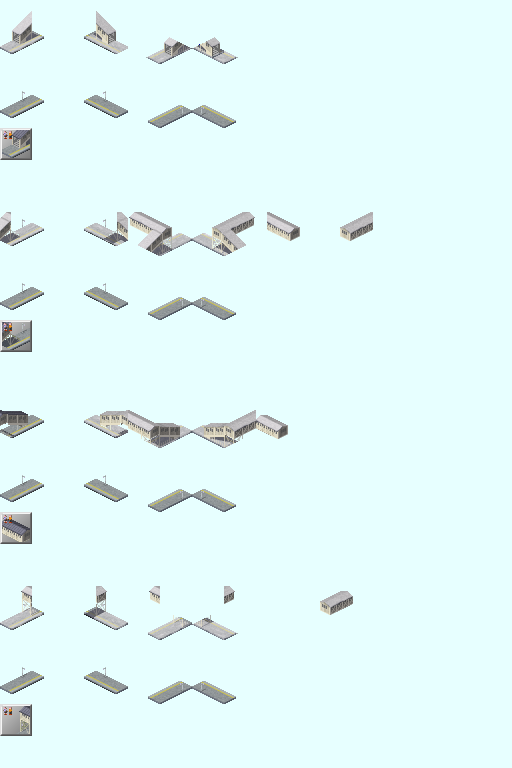
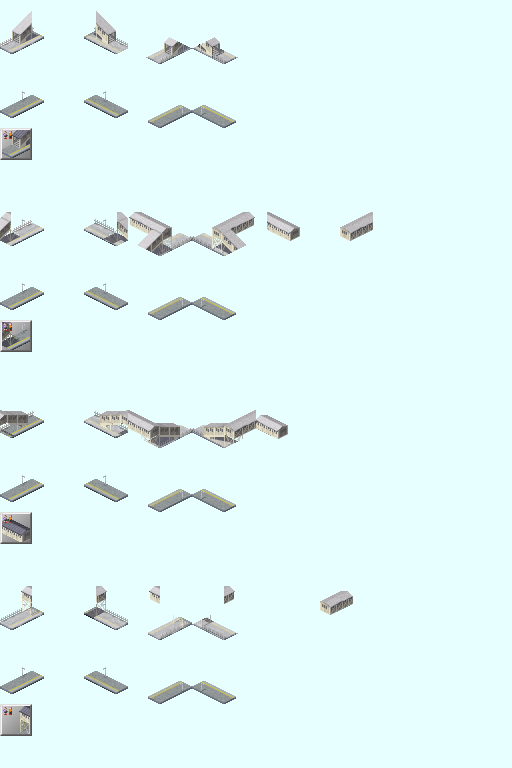
Revision of a layered 512x768 image; what changed, layer by layer:
showed "Fences コピー" over (x1=0, y1=27, x2=227, y2=639)
added layer "貼り付けられたレイヤー #75" in group "Snow3" over (x1=0, y1=410, x2=28, y2=423)
